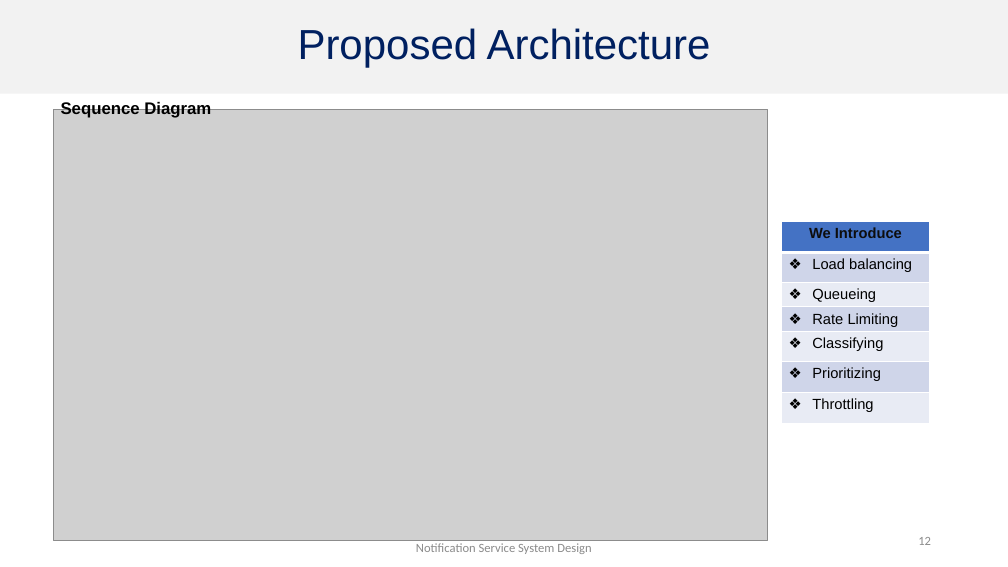
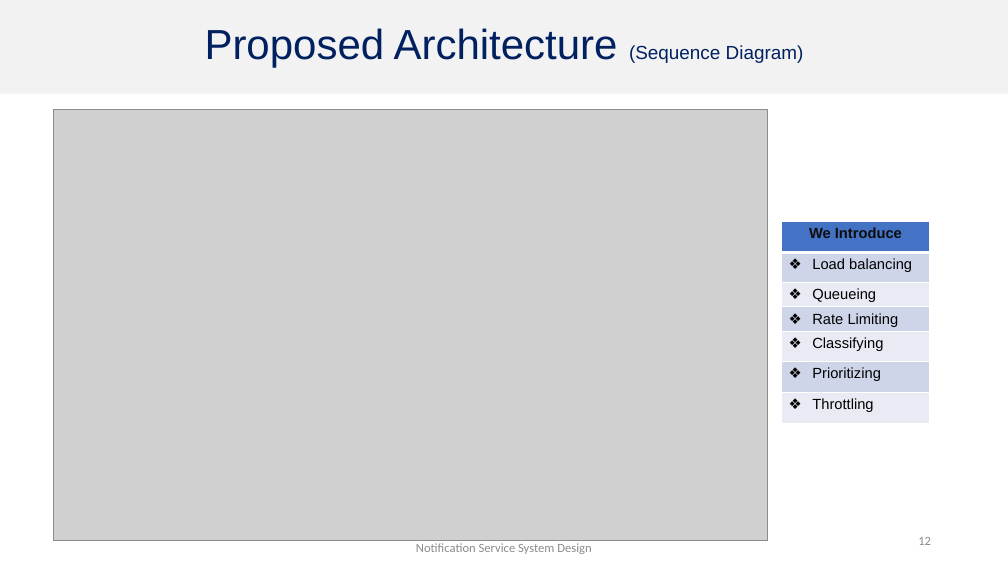
Before and after one commit to ab0vethesky/Notification-Service, a slide deck: slide 12 of Notification Service System Design.pptx. Drawn at 1008x567 pixels with LibreOffice and Linux fonts; fonts in the diff are those of the drawing; grey boxes stand for pictures. Boxes give left, top, right and bottom in pixels: in the first picture for what was removed or moved away, otherwise in the second. Text is boxed around its words. In the diff, an @@ line names an element or a change of style, - is before the commit and + after.

```diff
--- a/Notification Service System Design.pptx
+++ b/Notification Service System Design.pptx
@@ title at <box>205,28,804,68</box>: text changed @@
-Proposed Architecture
+Proposed Architecture (Sequence Diagram)
@@ text removed at <box>61,100,211,118</box> @@
-Sequence Diagram
```
Also in this commit, not shown: 6 other slides changed, 1 slide added, 1 slide removed.
